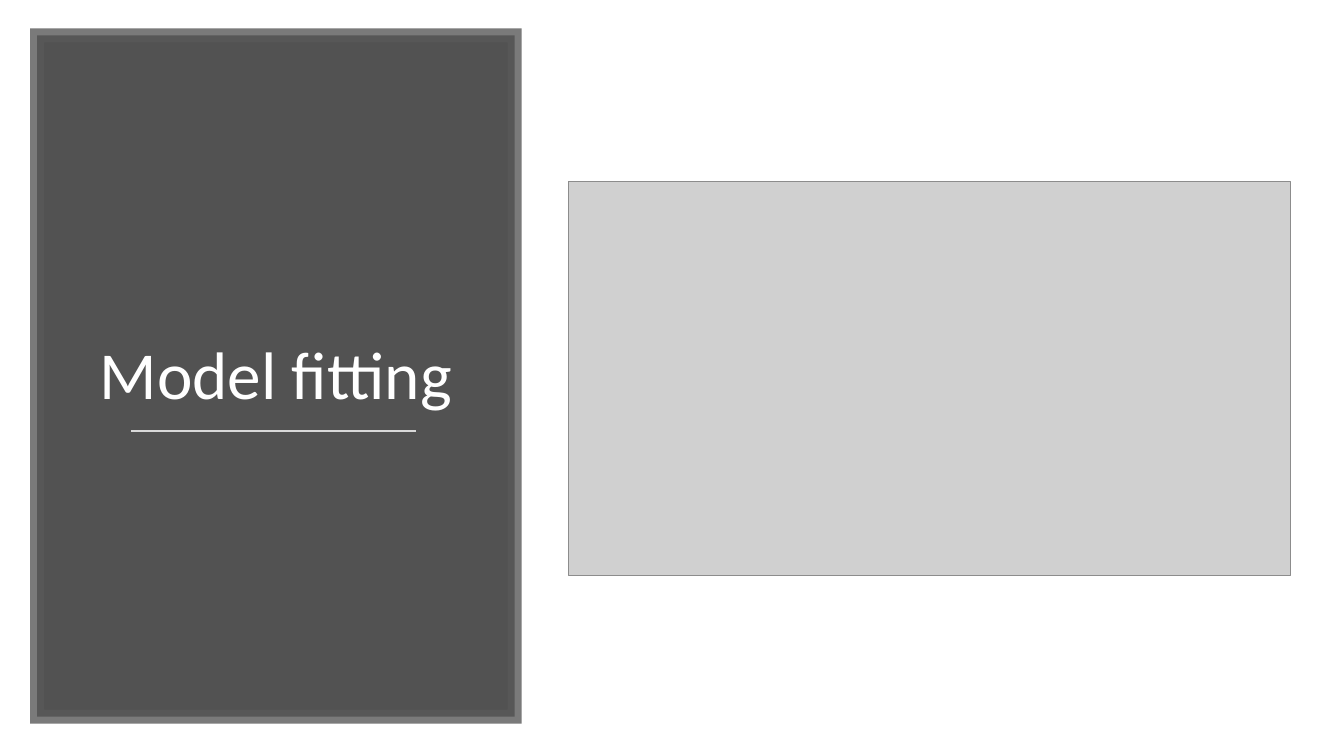
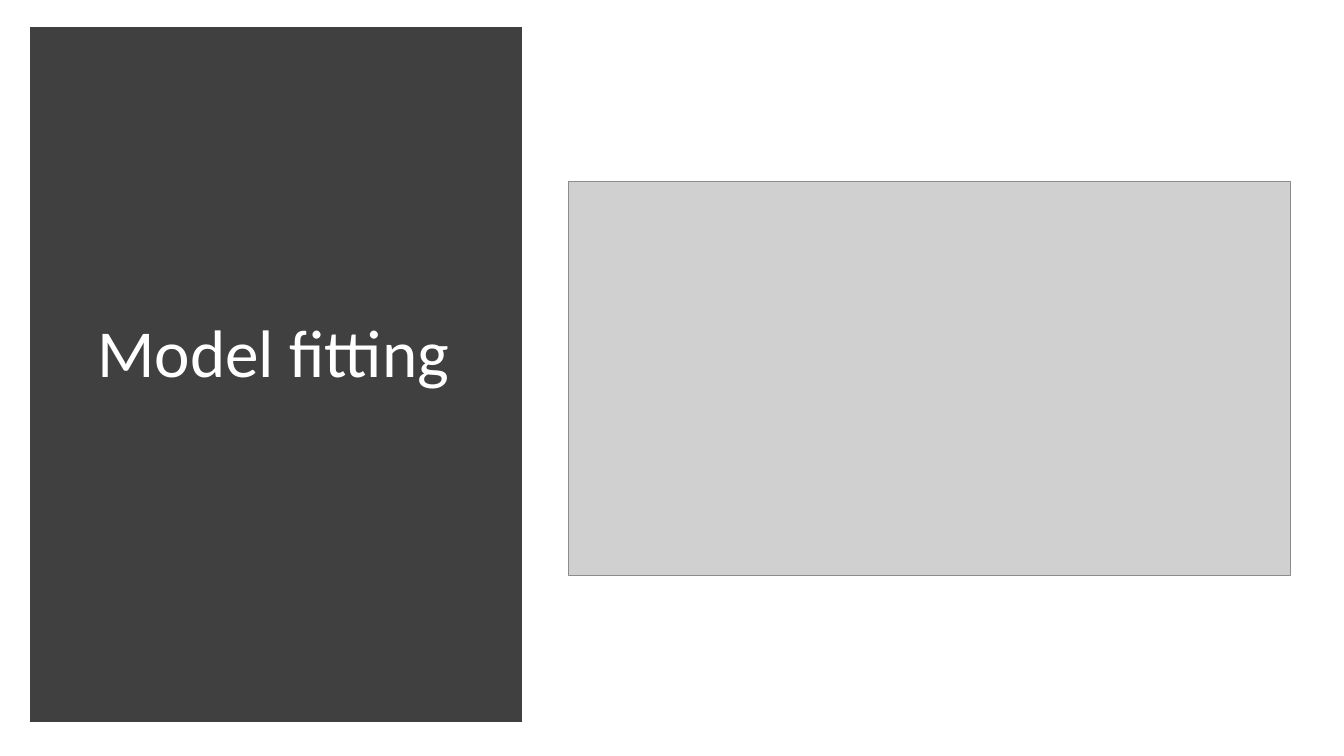
Before and after one commit to kathieking/Thinkful, a slide deck: slide 17 of Capstone 3.pptx (slide 20 before the commit). Drawn at 1344x756 pixels with LibreOffice and Linux fonts; fonts in the diff are those of the drawing; grey boxes stand for pictures. Boxes give left, top, right and bottom in pixels: in the first picture for what was removed or moved away, otherwise in the second. Text is boxed around its words. In the diff, an @@ line names an element or a change of style, - is before the commit and + after.

```diff
--- a/Capstone 3.pptx
+++ b/Capstone 3.pptx
@@ rectangle at [37, 34, 515, 716]: fill #404040 at 90% opacity to #404040; outline #595959 10 pt to #404040 10 pt @@
@@ title "Model fitting": place and size @@
-title "Model fitting" at [100, 352, 452, 411]
+title "Model fitting" at [97, 330, 449, 389]
@@ title "Model fitting" at [97, 330, 449, 389]: vertical alignment bottom to middle @@
@@ line removed from (131, 432) to (416, 432) @@
```
Also in this commit, not shown: 8 other slides changed, 4 slides added, 7 slides removed.
